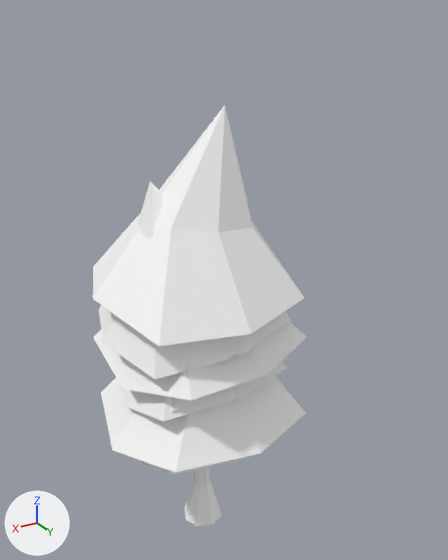
Two versions of the FBX model Assets/Resources/Models_Useok/Modles/Tree.fbx, one commit apart.
Both versions are drawn from a camera (50 mm lens) standing at (2.3, 4.25, 4.6) and looking at (-0.35, -0.17, 2.4). Lighting does not change. The marker at lower left points along +X, +Y and +Z. Where no turn or scale is listed for an object, it has been applied to the vertices.

Script lines for the objects in view, before the commit:
```python
me_mesh = bpy.data.meshes.new('Mesh')
me_mesh.from_pydata(...)  # 96 vertices, 100 faces; spans x -0.7..0.88, y -0.72..0.72, z 0.0..3.44
me_mesh.materials.append(mat_m_color_platte)  # its picture is missing
me_mesh_002 = bpy.data.meshes.new('Mesh.002')
me_mesh_002.from_pydata(...)  # 96 vertices, 100 faces; spans x -0.72..0.72, y -0.72..0.72, z 0.0..3.48
me_mesh_002.materials.append(mat_m_color_platte)  # its picture is missing
me_mesh_003 = bpy.data.meshes.new('Mesh.003')
me_mesh_003.from_pydata(...)  # 96 vertices, 100 faces; spans x -0.89..0.91, y -0.88..0.88, z 0.0..3.99
me_mesh_003.materials.append(mat_m_color_platte)  # its picture is missing
ob_tree_01 = bpy.data.objects.new('Tree_01', me_mesh_002)
ob_tree_01.location = (0.0, 0.0, 0.0)
ob_tree_02 = bpy.data.objects.new('Tree_02', me_mesh)
ob_tree_02.location = (0.0, 0.0, 0.0)
ob_tree_04 = bpy.data.objects.new('Tree_04', me_mesh_003)
ob_tree_04.location = (0.0, 0.0, 0.0)
```
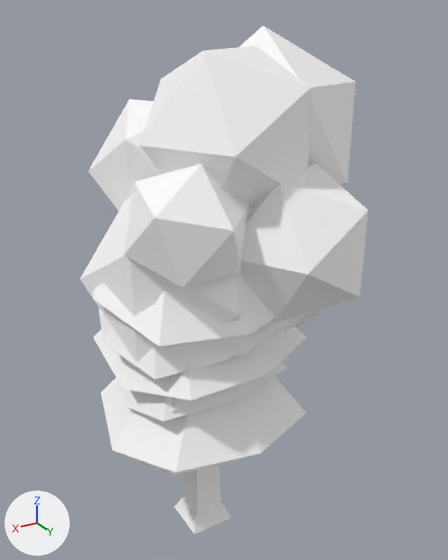
Changed parts and their boxes (x1, y1, x2, y2) in the pictures (448 x 560 px):
```json
{"object": "Tree_05", "change": "added", "after": [80, 26, 368, 534]}
```

Scene script edits in JSON lines:
```json
{"op": "add", "block": "me_mesh_1", "code": ["me_mesh_1 = bpy.data.meshes.new('Mesh')", "me_mesh_1.from_pydata(...)  # 108 vertices, 170 faces; spans x -1.66..0.89, y -1.32..1.16, z 0.0..4.51", "me_mesh_1.materials.append(mat_m_color_platte)  # its picture is missing"]}
{"op": "add", "block": "ob_tree_05", "code": ["ob_tree_05 = bpy.data.objects.new('Tree_05', me_mesh_1)", "ob_tree_05.location = (0.0, 0.0, 0.0)"]}
```
